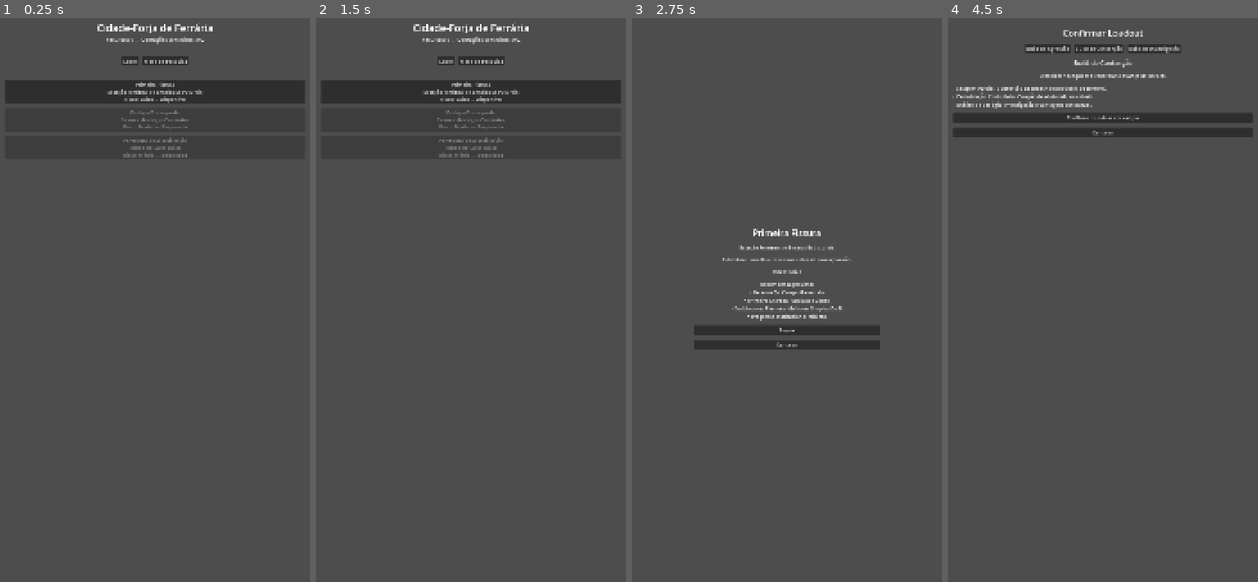
Above: before the commit, frames 1-4 (left to right).
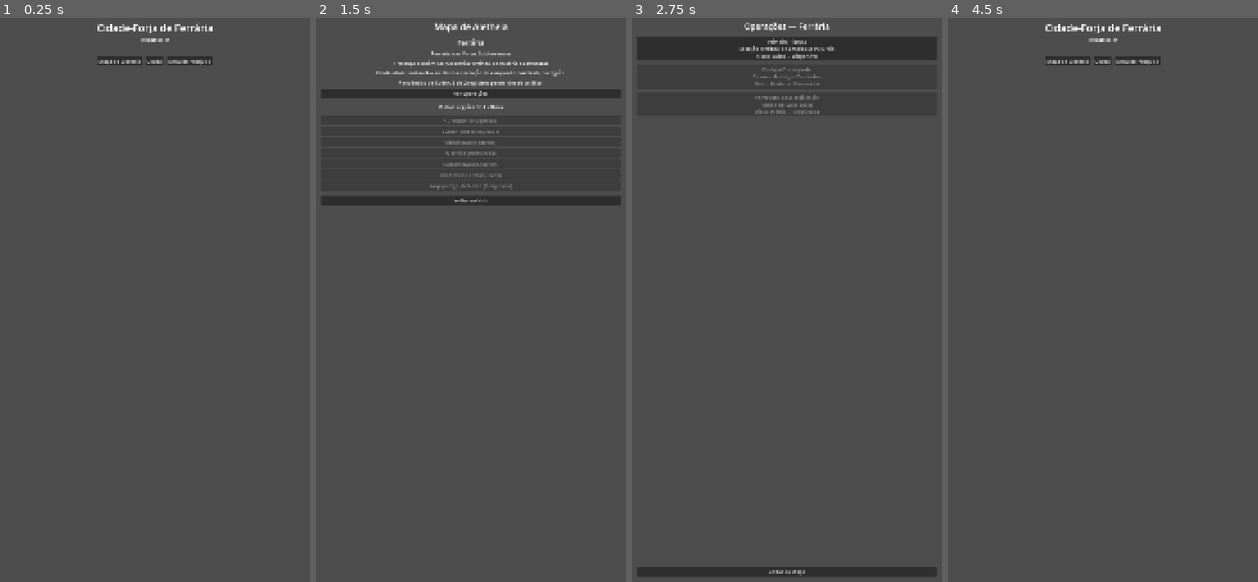
Above: after the commit, the same moments.

Repository: itsmeluan/azoth-breach
Game: Godot game, scene res://scenes/app/app_shell.tscn
Same seed, same stepped clock (60 frames per second), same inputs: the game is played once before the commit and once after it.
Inputs (mouse positions are in pixels of both pictures, inside the frame that each line leads up to):
- Up to frame 1 (0.25 s): no input
- Up to frame 2 (1.5 s): click "Codex" at 0.5 s; click (436, 63) at 1.25 s, where only the run after the commit has a clickable "Mapa de Aletheia"
- Up to frame 3 (2.75 s): click (787, 91) at 2 s, where only the run after the commit has a clickable "Ver operações"
- Up to frame 4 (4.5 s): click (1103, 570) at 2.75 s, where only the run after the commit has a clickable "Voltar ao Mapa"; click (1103, 198) at 3.5 s, where only the run after the commit has a clickable "Voltar ao Hub"; click (1103, 328) at 4.25 s, where only the run before the commit has a clickable "Seguir"

The runs differ from the first frame. In frame 1, 4.5% of the frame differs, in the area x 1-99%, y 3-25%; in frame 2, 6.0%; in frame 3, 8.6%, in the area x 1-99%, y 0-99%; in frame 4, 5.5%.

Commit message:
Adiciona Mapa de Aletheia: primeira camada regional do recorte MVP
Primeira peça da expansão de escopo autorizada diretamente pelo usuário
(vertical slice M1-M6 encerrada; segue-se o recorte de MVP de 05.1,
por prioridade, começando por mapa/exploração). Implementa a camada
"Mapa de Aletheia" de 04.4 §4/§5.2: mapa estratégico de regiões como
nós com estado, não mundo aberto navegável.

Grounding em /docs confirmado por pesquisa dedicada antes de codar:
os 3 sublocais de operação já existentes já eram canônicos de Ferrária
(02.9 §4.3), não inventados em TK-M1-006. Região nova (regiao_ferraria,
data/regions/) traz nome/subtítulo/descrição quase literais de 02.9 e
a Academia Ferrínea de 02.4. Dos 6 eixos de estado regional de 04.4 §7
(sem valores/faixas definidos em /docs), só implementei os 2 com gancho
mecânico honesto no estado existente — Estabilidade (operações de
campanha concluídas/total) e Pendências de Codex (codex_unlocks vs
SliceState.codex_entries_unlocked) — os outros 4 ficaram de fora para
não inventar sistema sem grounding.

Reestrutura a navegação: Hub não embute mais OperationBoard direto;
ganha botão "Mapa de Aletheia" -> region_map_screen (card de Ferrária +
7 outras regiões canônicas bloqueadas, sinalizando mundo maior) ->
region_detail_screen (reaproveita operation_board.tscn sem alteração).

Sinaliza divergência não resolvida: o mentor canônico da campanha
(Lys Aurel) é de Aurentum, não de Ferrária — precisa de decisão humana
antes de qualquer NPC/mentor nessa região.

Validado headless: parse limpo, e simulação completa Hub -> Mapa ->
Ferrária -> Primeira Fissura -> Relatório -> Hub -> Mapa (confirmando
estabilidade e pendências de Codex atualizadas dinamicamente), sem
vazamento de nó em nenhuma transição.

Co-Authored-By: Claude Sonnet 5 <noreply@anthropic.com>

Diff:
--- a/game/data/operations/op_primeira_fissura.json
+++ b/game/data/operations/op_primeira_fissura.json
@@ -3,6 +3,7 @@
   "code": "VS-OP-01",
   "name": "Primeira Fissura",
   "type": "campanha",
+  "region_id": "regiao_ferraria",
   "sublocal": "Estação Ferrínea de Ensaios Estruturais",
   "risk_level": "baixo",
   "objective_primary": "Estabilizar uma fissura menor antes de sua expansão.",
--- a/game/data/operations/op_varredura_estabilizacao.json
+++ b/game/data/operations/op_varredura_estabilizacao.json
@@ -3,6 +3,7 @@
   "code": "VS-OP-R1",
   "name": "Varredura de Estabilização",
   "type": "repetivel",
+  "region_id": "regiao_ferraria",
   "sublocal": "Túneis de Calor Baixo",
   "risk_level": "médio",
   "objective_primary": "Responder a incidentes menores persistentes na mesma região para coletar recurso e reduzir instabilidade local.",
--- a/game/data/operations/op_vestigio_discrepante.json
+++ b/game/data/operations/op_vestigio_discrepante.json
@@ -3,6 +3,7 @@
   "code": "VS-OP-02",
   "name": "Vestígio Discrepante",
   "type": "campanha",
+  "region_id": "regiao_ferraria",
   "sublocal": "Câmara das Vigas Cantantes",
   "risk_level": "médio",
   "objective_primary": "Estabilizar o segundo incidente e recuperar vestígios incompatíveis com a leitura institucional inicial.",
--- /dev/null
+++ b/game/data/regions/regiao_ferraria.json
@@ -0,0 +1,9 @@
+{
+  "id": "regiao_ferraria",
+  "name": "Ferrária",
+  "subtitle": "Ferrária e as Forjas Subterrâneas",
+  "description": "Região industrial, mineral e subterrânea associada às Forjas Confederadas e à Academia Ferrínea. Feita de minas, túneis, elevadores, fornos, cidades escavadas e fundições.",
+  "academia": "Academia Ferrínea de Matéria e Estruturas",
+  "risk_level": "médio",
+  "unlocked": true
+}
--- a/game/scenes/hub/hub_screen.tscn
+++ b/game/scenes/hub/hub_screen.tscn
@@ -1,7 +1,6 @@
-[gd_scene load_steps=3 format=3]
+[gd_scene load_steps=2 format=3]
 
 [ext_resource type="Script" path="res://scripts/features/hub/hub_screen.gd" id="1"]
-[ext_resource type="PackedScene" path="res://scenes/hub/operation_board.tscn" id="2"]
 
 [node name="HubScreen" type="Control"]
 layout_mode = 3
@@ -45,13 +44,17 @@
 anchors_preset = 5
 anchor_left = 0.5
 anchor_right = 0.5
-offset_left = -160.0
+offset_left = -260.0
 offset_top = 195.0
-offset_right = 160.0
+offset_right = 260.0
 offset_bottom = 225.0
 grow_horizontal = 2
 alignment = 1
 theme_override_constants/separation = 12
+
+[node name="MapButton" type="Button" parent="ActionButtons"]
+layout_mode = 2
+text = "Mapa de Aletheia"
 
 [node name="CodexButton" type="Button" parent="ActionButtons"]
 layout_mode = 2
@@ -60,18 +63,6 @@
 [node name="ResearchButton" type="Button" parent="ActionButtons"]
 layout_mode = 2
 text = "Mesa de Pesquisa"
-
-[node name="OperationBoard" parent="." instance=ExtResource("2")]
-layout_mode = 1
-anchors_preset = 15
-anchor_right = 1.0
-anchor_bottom = 1.0
-offset_left = 60.0
-offset_top = 270.0
-offset_right = -60.0
-offset_bottom = -40.0
-grow_horizontal = 2
-grow_vertical = 2
 
 [node name="CodexPopup" type="PopupPanel" parent="."]
 size = Vector2i(420, 420)
--- /dev/null
+++ b/game/scenes/hub/region_detail_screen.tscn
@@ -0,0 +1,40 @@
+[gd_scene load_steps=3 format=3]
+
+[ext_resource type="Script" path="res://scripts/features/hub/region_detail_screen.gd" id="1"]
+[ext_resource type="PackedScene" path="res://scenes/hub/operation_board.tscn" id="2"]
+
+[node name="RegionDetailScreen" type="Control"]
+layout_mode = 3
+anchors_preset = 15
+anchor_right = 1.0
+anchor_bottom = 1.0
+grow_horizontal = 2
+grow_vertical = 2
+script = ExtResource("1")
+
+[node name="Content" type="VBoxContainer" parent="."]
+layout_mode = 1
+anchors_preset = 15
+anchor_right = 1.0
+anchor_bottom = 1.0
+offset_left = 60.0
+offset_top = 80.0
+offset_right = -60.0
+offset_bottom = -60.0
+grow_horizontal = 2
+grow_vertical = 2
+theme_override_constants/separation = 16
+
+[node name="RegionTitle" type="Label" parent="Content"]
+layout_mode = 2
+theme_override_font_sizes/font_size = 26
+text = ""
+horizontal_alignment = 1
+
+[node name="OperationBoard" parent="Content" instance=ExtResource("2")]
+layout_mode = 2
+size_flags_vertical = 3
+
+[node name="BackButton" type="Button" parent="Content"]
+layout_mode = 2
+text = "Voltar ao Mapa"
--- /dev/null
+++ b/game/scenes/hub/region_map_screen.tscn
@@ -0,0 +1,82 @@
+[gd_scene load_steps=2 format=3]
+
+[ext_resource type="Script" path="res://scripts/features/hub/region_map_screen.gd" id="1"]
+
+[node name="RegionMapScreen" type="Control"]
+layout_mode = 3
+anchors_preset = 15
+anchor_right = 1.0
+anchor_bottom = 1.0
+grow_horizontal = 2
+grow_vertical = 2
+script = ExtResource("1")
+
+[node name="Content" type="VBoxContainer" parent="."]
+layout_mode = 1
+anchors_preset = 15
+anchor_right = 1.0
+anchor_bottom = 1.0
+offset_left = 60.0
+offset_top = 80.0
+offset_right = -60.0
+offset_bottom = -60.0
+grow_horizontal = 2
+grow_vertical = 2
+theme_override_constants/separation = 16
+
+[node name="Title" type="Label" parent="Content"]
+layout_mode = 2
+theme_override_font_sizes/font_size = 28
+text = "Mapa de Aletheia"
+horizontal_alignment = 1
+
+[node name="RegionCard" type="VBoxContainer" parent="Content"]
+layout_mode = 2
+theme_override_constants/separation = 8
+
+[node name="RegionName" type="Label" parent="Content/RegionCard"]
+layout_mode = 2
+theme_override_font_sizes/font_size = 22
+text = ""
+horizontal_alignment = 1
+
+[node name="RegionSubtitle" type="Label" parent="Content/RegionCard"]
+layout_mode = 2
+autowrap_mode = 3
+text = ""
+horizontal_alignment = 1
+
+[node name="RegionAcademia" type="Label" parent="Content/RegionCard"]
+layout_mode = 2
+autowrap_mode = 3
+text = ""
+horizontal_alignment = 1
+
+[node name="RegionStability" type="Label" parent="Content/RegionCard"]
+layout_mode = 2
+autowrap_mode = 3
+text = ""
+horizontal_alignment = 1
+
+[node name="RegionCodex" type="Label" parent="Content/RegionCard"]
+layout_mode = 2
+autowrap_mode = 3
+text = ""
+horizontal_alignment = 1
+
+[node name="EnterButton" type="Button" parent="Content/RegionCard"]
+layout_mode = 2
+text = "Ver operações"
+
+[node name="LockedRegionsLabel" type="Label" parent="Content"]
+layout_mode = 2
+text = "Outras regiões de Aletheia"
+horizontal_alignment = 1
+
+[node name="LockedRegionsList" type="VBoxContainer" parent="Content"]
+layout_mode = 2
+theme_override_constants/separation = 4
+
+[node name="BackButton" type="Button" parent="Content"]
+layout_mode = 2
+text = "Voltar ao Hub"
--- a/game/scripts/features/hub/hub_screen.gd
+++ b/game/scripts/features/hub/hub_screen.gd
@@ -1,16 +1,14 @@
 extends Control
 
 const CodexLoader = preload("res://scripts/services/codex_loader.gd")
-const OperationLoader = preload("res://scripts/services/operation_loader.gd")
 
 signal navigate_to(scene_path: String, context: Dictionary)
 
-const BRIEFING_SCENE := "res://scenes/operations/briefing_screen.tscn"
+const REGION_MAP_SCENE := "res://scenes/hub/region_map_screen.tscn"
 const RESEARCH_SCENE := "res://scenes/research/research_screen.tscn"
-const CAMPAIGN_TYPE := "campanha"
 
-@onready var operation_board: VBoxContainer = $OperationBoard
 @onready var status_label: Label = $HubSubtitle
+@onready var map_button: Button = $ActionButtons/MapButton
 @onready var codex_button: Button = $ActionButtons/CodexButton
 @onready var research_button: Button = $ActionButtons/ResearchButton
 @onready var codex_popup: PopupPanel = $CodexPopup
@@ -19,26 +17,15 @@
 
 
 func _ready() -> void:
-	operation_board.operation_selected.connect(_on_operation_selected)
-	status_label.text = "Recursos: %d — %s" % [SliceState.resources, _campaign_progress_text()]
+	status_label.text = "Recursos: %d" % SliceState.resources
+	map_button.pressed.connect(_on_map_pressed)
 	codex_button.pressed.connect(_on_codex_pressed)
 	research_button.pressed.connect(_on_research_pressed)
 	codex_close_button.pressed.connect(func() -> void: codex_popup.hide())
 
 
-func _campaign_progress_text() -> String:
-	var campaign_operations := OperationLoader.load_all().filter(
-		func(operation: Dictionary) -> bool: return operation.get("type", "") == CAMPAIGN_TYPE
-	)
-	var completed := 0
-	for operation in campaign_operations:
-		if SliceState.is_operation_completed(operation.get("id", "")):
-			completed += 1
-	return "Operações concluídas: %d/%d" % [completed, campaign_operations.size()]
-
-
-func _on_operation_selected(operation_id: String) -> void:
-	navigate_to.emit(BRIEFING_SCENE, {"operation_id": operation_id})
+func _on_map_pressed() -> void:
+	navigate_to.emit(REGION_MAP_SCENE, {})
 
 
 func _on_research_pressed() -> void:
--- /dev/null
+++ b/game/scripts/features/hub/region_detail_screen.gd
@@ -0,0 +1,39 @@
+extends Control
+
+const RegionLoader = preload("res://scripts/services/region_loader.gd")
+
+signal navigate_to(scene_path: String, context: Dictionary)
+
+const BRIEFING_SCENE := "res://scenes/operations/briefing_screen.tscn"
+const REGION_MAP_SCENE := "res://scenes/hub/region_map_screen.tscn"
+
+var _region_id: String = ""
+
+@onready var region_title_label: Label = $Content/RegionTitle
+@onready var operation_board: VBoxContainer = $Content/OperationBoard
+@onready var back_button: Button = $Content/BackButton
+
+
+func set_context(context: Dictionary) -> void:
+	_region_id = context.get("region_id", "")
+
+
+func _ready() -> void:
+	region_title_label.text = _region_name()
+	operation_board.operation_selected.connect(_on_operation_selected)
+	back_button.pressed.connect(_on_back_pressed)
+
+
+func _region_name() -> String:
+	for region in RegionLoader.load_all():
+		if region.get("id", "") == _region_id:
+			return "Operações — %s" % region.get("name", "")
+	return "Operações"
+
+
+func _on_operation_selected(operation_id: String) -> void:
+	navigate_to.emit(BRIEFING_SCENE, {"operation_id": operation_id})
+
+
+func _on_back_pressed() -> void:
+	navigate_to.emit(REGION_MAP_SCENE, {})
--- /dev/null
+++ b/game/scripts/features/hub/region_map_screen.gd
@@ -0,0 +1,116 @@
+extends Control
+
+const RegionLoader = preload("res://scripts/services/region_loader.gd")
+const OperationLoader = preload("res://scripts/services/operation_loader.gd")
+
+signal navigate_to(scene_path: String, context: Dictionary)
+
+const REGION_DETAIL_SCENE := "res://scenes/hub/region_detail_screen.tscn"
+const HUB_SCENE := "res://scenes/hub/hub_screen.tscn"
+const CAMPAIGN_TYPE := "campanha"
+
+# Demais regiões canônicas de Aletheia (docs/02_lore/AZOTH_02.9 cap. 4), ainda
+# sem conteúdo jogável — mostradas bloqueadas só para dar a sensação de que o
+# mundo é maior que o recorte inicial (05.1 §7.1, §19: placeholder aceitável,
+# "região no mapa ainda interditada"). Hardcoded porque é lista de flavor, não
+# conteúdo jogável — criar um formato de dados só pra isso seria abstração
+# prematura, mesma lógica já aplicada aos inimigos fixos do grid tático.
+const OTHER_REGIONS := [
+	{"name": "Aurentum", "subtitle": "Aurentum e o Cinturão Auricário"},
+	{"name": "Lumenport", "subtitle": "Lumenport e as Costas Instáveis"},
+	{"name": "Viridessa", "subtitle": "Viridessa e as Selvas de Viriditas"},
+	{"name": "Noctíria", "subtitle": "Noctíria e as Cidades-Espelho"},
+	{"name": "Calx-Rama", "subtitle": "Calx-Rama e os Campos de Ruína"},
+	{"name": "Umbrafenda", "subtitle": "Umbrafenda e as Fronteiras de Breach"},
+	{"name": "Arquipélago de Nacre", "subtitle": "Arquipélago de Nacre"},
+]
+
+var _region: Dictionary = {}
+
+@onready var region_name_label: Label = $Content/RegionCard/RegionName
+@onready var region_subtitle_label: Label = $Content/RegionCard/RegionSubtitle
+@onready var region_academia_label: Label = $Content/RegionCard/RegionAcademia
+@onready var region_stability_label: Label = $Content/RegionCard/RegionStability
+@onready var region_codex_label: Label = $Content/RegionCard/RegionCodex
+@onready var enter_button: Button = $Content/RegionCard/EnterButton
+@onready var locked_regions_container: VBoxContainer = $Content/LockedRegionsList
+@onready var back_button: Button = $Content/BackButton
+
+
+func _ready() -> void:
+	var regions := RegionLoader.load_all()
+	_region = regions[0] if not regions.is_empty() else {}
+	_populate_region_card()
+	_populate_locked_regions()
+	enter_button.pressed.connect(_on_enter_pressed)
+	back_button.pressed.connect(_on_back_pressed)
+
+
+func _populate_region_card() -> void:
+	region_name_label.text = _region.get("name", "")
+	region_subtitle_label.text = _region.get("subtitle", "")
+	region_academia_label.text = "Presença acadêmica: %s" % _region.get("academia", "")
+	region_stability_label.text = _stability_text()
+	region_codex_label.text = _codex_pendencies_text()
+
+
+func _region_operations() -> Array[Dictionary]:
+	var region_id: String = _region.get("id", "")
+	var result: Array[Dictionary] = []
+	for operation in OperationLoader.load_all():
+		if operation.get("region_id", "") == region_id:
+			result.append(operation)
+	return result
+
+
+func _stability_text() -> String:
+	var campaign_operations := _region_operations().filter(
+		func(operation: Dictionary) -> bool: return operation.get("type", "") == CAMPAIGN_TYPE
+	)
+	var completed := 0
+	for operation in campaign_operations:
+		if SliceState.is_operation_completed(operation.get("id", "")):
+			completed += 1
+	var total := campaign_operations.size()
+	if completed == 0:
+		return "Estabilidade: instável — nenhuma operação de campanha concluída na região."
+	if completed < total:
+		return "Estabilidade: em recuperação — %d de %d operações de campanha concluídas." % [completed, total]
+	return "Estabilidade: relativamente estável — todas as operações de campanha concluídas."
+
+
+func _codex_pendencies_text() -> String:
+	var region_codex_ids: Array = []
+	for operation in _region_operations():
+		for codex_id in operation.get("codex_unlocks", []):
+			if not region_codex_ids.has(codex_id):
+				region_codex_ids.append(codex_id)
+
+	var unlocked := 0
+	for codex_id in region_codex_ids:
+		if SliceState.is_codex_unlocked(codex_id):
+			unlocked += 1
+
+	var total := region_codex_ids.size()
+	if total == 0:
+		return "Pendências de Codex: nenhuma registrada."
+	if unlocked >= total:
+		return "Pendências de Codex: nenhuma pendência — todos os registros da região analisados."
+	return "Pendências de Codex: %d de %d registros pendentes de análise." % [total - unlocked, total]
+
+
+func _populate_locked_regions() -> void:
+	for entry in OTHER_REGIONS:
+		var button := Button.new()
+		button.text = "%s (bloqueada)" % entry["name"]
+		button.tooltip_text = entry["subtitle"]
+		button.disabled = true
+		locked_regions_container.add_child(button)
+
+
+func _on_enter_pressed() -> void:
+	navigate_to.emit(REGION_DETAIL_SCENE, {"region_id": _region.get("id", "")})
+
+
+func _on_back_pressed() -> void:
+	navigate_to.emit(HUB_SCENE, {})
--- /dev/null
+++ b/game/scripts/services/region_loader.gd
@@ -0,0 +1,8 @@
+extends RefCounted
+
+const JsonDirectoryLoader = preload("res://scripts/services/json_directory_loader.gd")
+const REGIONS_DIR := "res://data/regions"
+
+
+static func load_all() -> Array[Dictionary]:
+	return JsonDirectoryLoader.load_all(REGIONS_DIR)
Not shown, added: game/scripts/features/hub/region_detail_screen.gd.uid
Not shown, added: game/scripts/features/hub/region_map_screen.gd.uid
Not shown, added: game/scripts/services/region_loader.gd.uid
Not shown, changed: CLAUDE.md
